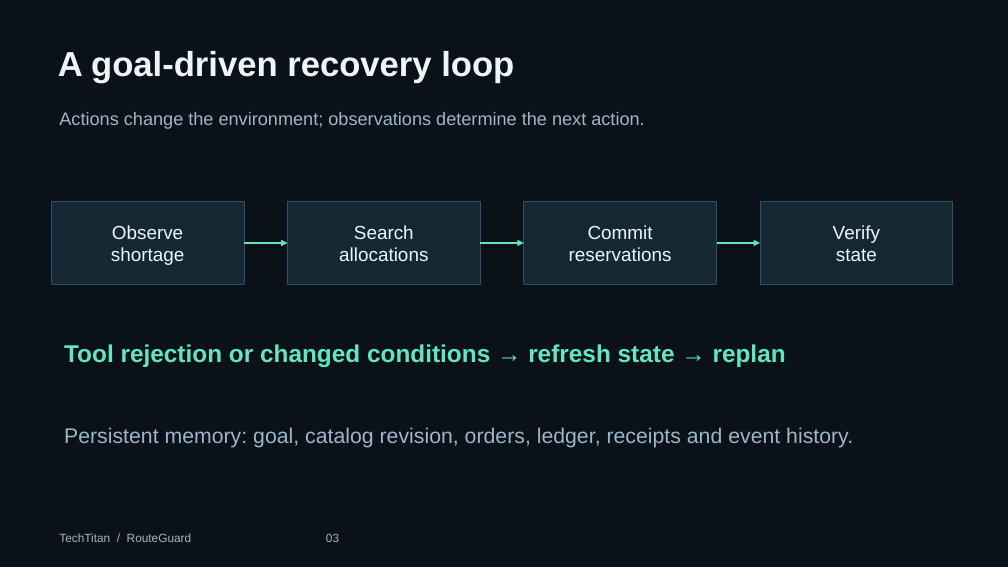
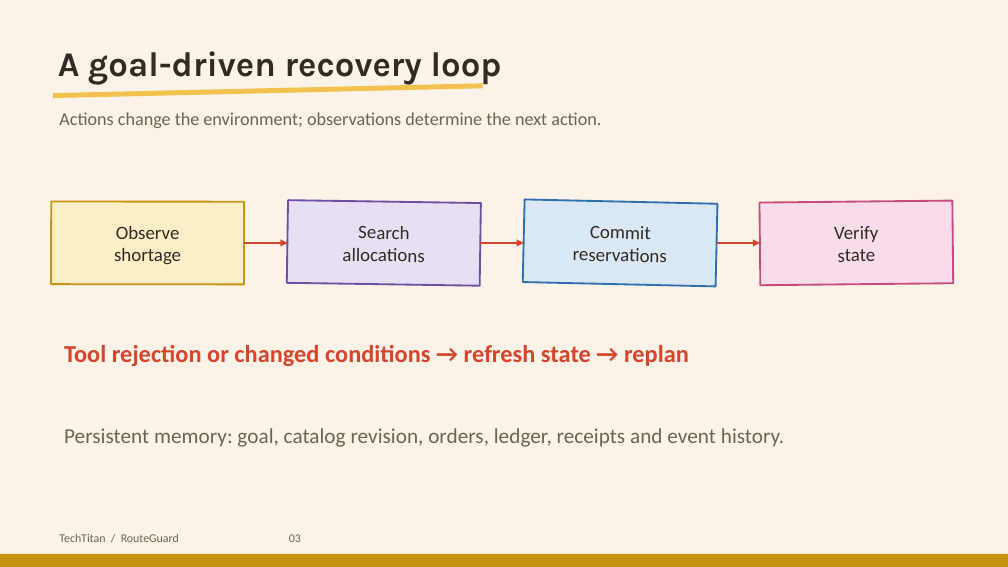
Before and after one commit to realgauravvyas/TechTitan-RouteGuard-Agentic, a slide deck: slide 3 of submission/TechTitan_presentation_agentic.pptx. Drawn at 1008x567 pixels with LibreOffice and Linux fonts; fonts in the diff are those of the drawing. Boxes give left, top, right and bottom in pixels: in the first picture for what was removed or moved away, otherwise in the second. Text is boxed around its words. In the diff, an @@ line names an element or a change of style, - is before the commit and + after.

```diff
--- a/submission/TechTitan_presentation_agentic.pptx
+++ b/submission/TechTitan_presentation_agentic.pptx
@@ background #0A1119 to #FBF3E7 @@
@@ text "A goal-driven recovery loop" at [58,51,502,84]: font Arial to Karla, text colour #EDF5FA to #322B24 @@
@@ rectangle added at [53,84,483,99], fill #F2C14E @@
@@ rectangle "Observe" at [51,202,244,284]: font Arial to Calibri, text colour #EDF5FA to #322B24; fill #142833 to #FCEFC7; outline #315060 0.75 pt to #C89212 1.75 pt @@
@@ rectangle "Search" at [287,200,481,286]: font Arial to Calibri, text colour #EDF5FA to #322B24; fill #142833 to #E7E0F5; outline #315060 0.75 pt to #6D4FA3 1.75 pt @@
@@ rectangle "Commit" at [523,200,718,287]: font Arial to Calibri, text colour #EDF5FA to #322B24; fill #142833 to #DAE8F6; outline #315060 0.75 pt to #2E6FAE 1.75 pt; rotation 0 to 1 degrees @@
@@ rectangle "Verify" at [760,201,953,285]: font Arial to Calibri, text colour #EDF5FA to #322B24; fill #142833 to #F8DCE9; outline #315060 0.75 pt to #C64C7D 1.75 pt; rotation 0 to 359 degrees @@
@@ arrow (244, 243) - (287, 243): stroke #63E6BD 1.5 pt to #D6452C 2.25 pt @@
@@ arrow (480, 243) - (524, 243): stroke #63E6BD 1.5 pt to #D6452C 2.25 pt @@
@@ arrow (717, 243) - (760, 243): stroke #63E6BD 1.5 pt to #D6452C 2.25 pt @@
@@ text "Tool rejection or changed conditions ..." at [64,345,689,366]: font Arial to Calibri, text colour #63E6BD to #D6452C @@
@@ font Arial to Calibri, text colour #9EB6C7 to #6E6455 in 3 elements at [59,112,601,128], [59,534,301,542], [64,428,784,447] @@
@@ rectangle added at [0,554,1008,567], fill #C89212 @@
```
Also in this commit, not shown: 9 other slides changed, 1 other file.
